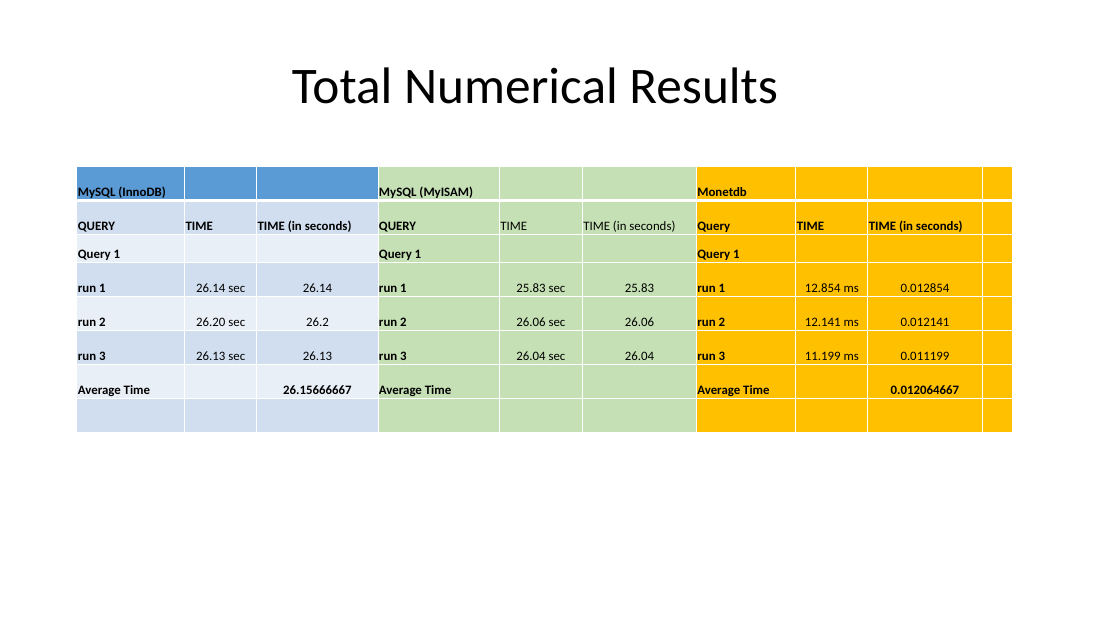
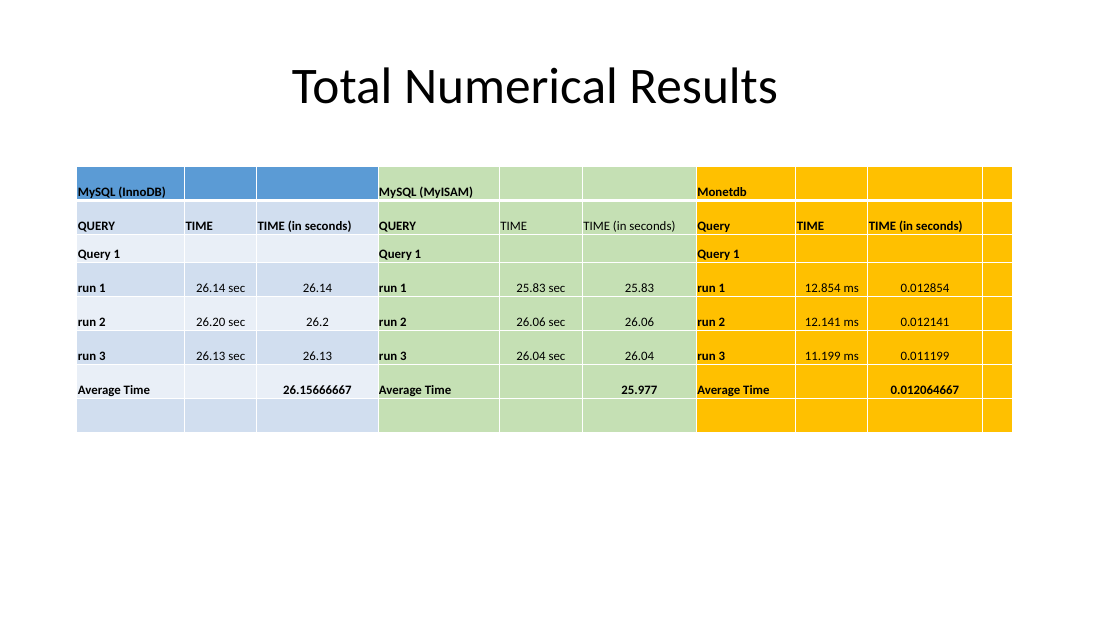
Before and after one commit to Djaikins/MySQL-vs-Monetdb, a slide deck: slide 21 of Presentation/Presentation.pptx. Drawn at 1120x630 pixels with LibreOffice and Linux fonts; fonts in the diff are those of the drawing. Boxes give left, top, right and bottom in pixels: in the first picture for what was removed or moved away, otherwise in the second. Text is boxed around its words. In the diff, an @@ line names an element or a change of style, - is before the commit and + after.

```diff
--- a/Presentation/Presentation.pptx
+++ b/Presentation/Presentation.pptx
@@ table at <box>77,166,1012,433</box> @@
-row 7, column 6: 
+row 7, column 6: 25.977
```
Also in this commit, not shown: 1 other slide changed, 1 slide added.
